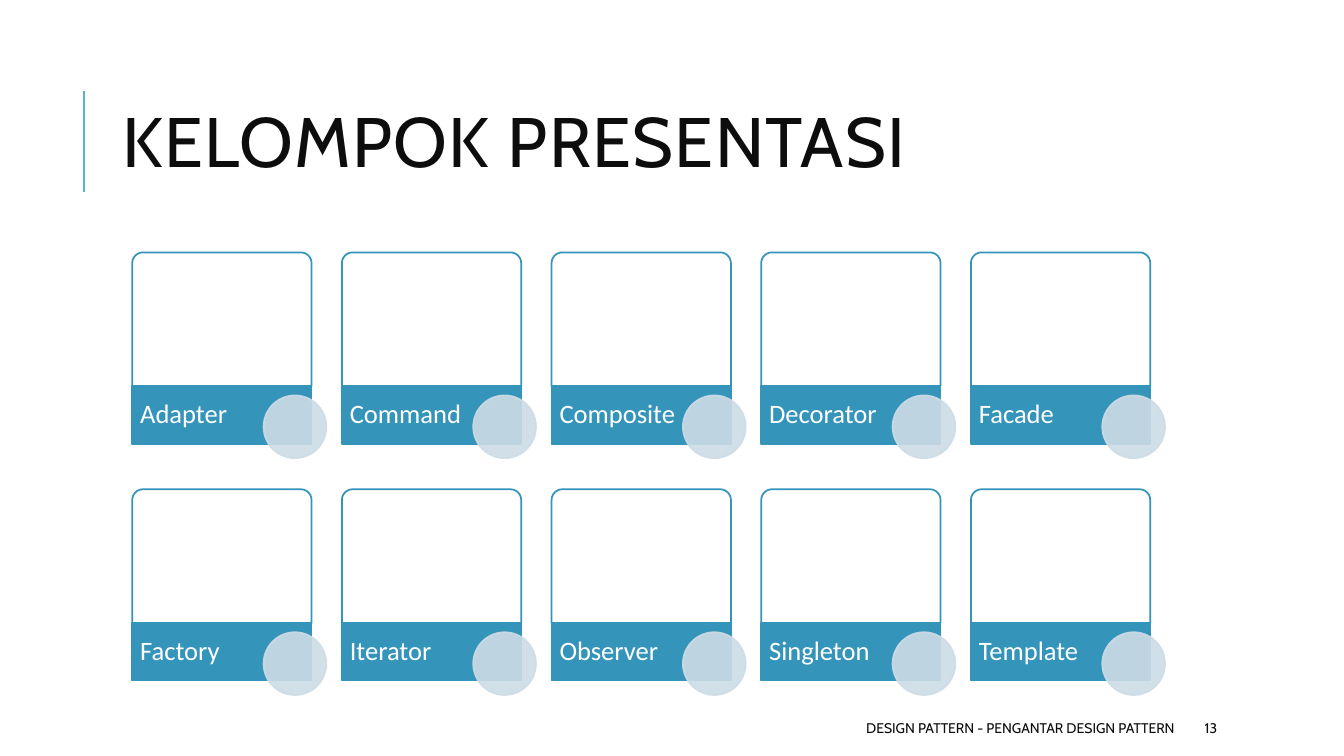
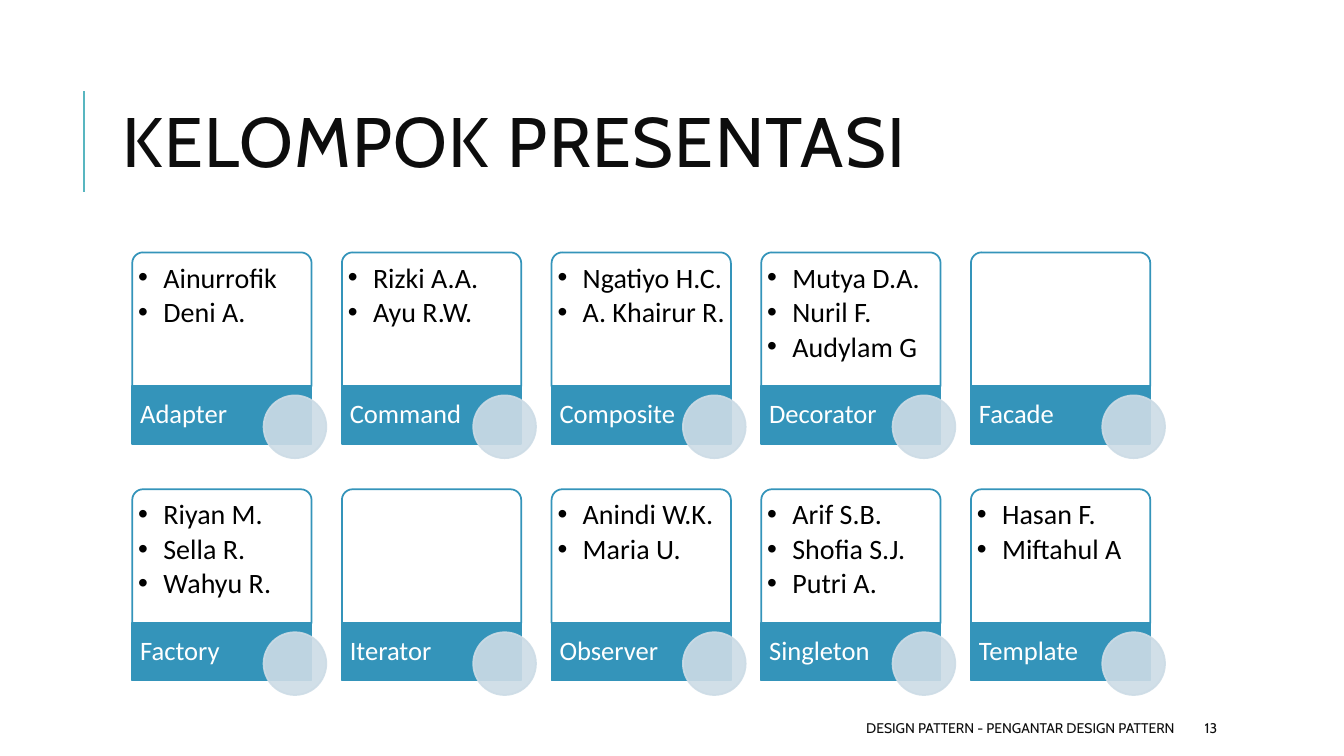
Before and after one commit to ksatria/MK-Design-Pattern, a slide deck: slide 13 of PPT/Design Pattern 1 - Pengantar Design Pattern.pptx. Drawn at 1344x756 pixels with LibreOffice and Linux fonts; fonts in the diff are those of the drawing. Boxes give left, top, right and bottom in pixels: in the first picture for what was removed or moved away, otherwise in the second. Text is boxed around its words. In the diff, an @@ line names an element or a change of style, - is before the commit and + after.

Commit message:
Update PPT 1
Sudah disertakan pembagian kelompok dan tugas untuk UTS maupun UAS

```diff
--- a/PPT/Design Pattern 1 - Pengantar Design Pattern.pptx
+++ b/PPT/Design Pattern 1 - Pengantar Design Pattern.pptx
@@ group added at [163, 268, 1121, 598]: 8 texts @@
+  •• Ainurrofik
+  •• Deni A.
+  •• Rizki A.A.
+  •• Ayu R.W.
+  •• Ngatiyo H.C.
+  •• A. Khairur R.
+  •• Mutya D.A.
+  •• Nuril F.
+  •• Audylam G
+  •• Riyan M.
+  •• Sella R.
+  •• Wahyu R.
+  •• Anindi W.K.
+  •• Maria U.
+  •• Arif S.B.
+  •• Shofia S.J.
+  •• Putri A.
+  •• Hasan F.
+  •• Miftahul A
```
Also in this commit, not shown: 2 slides added.
